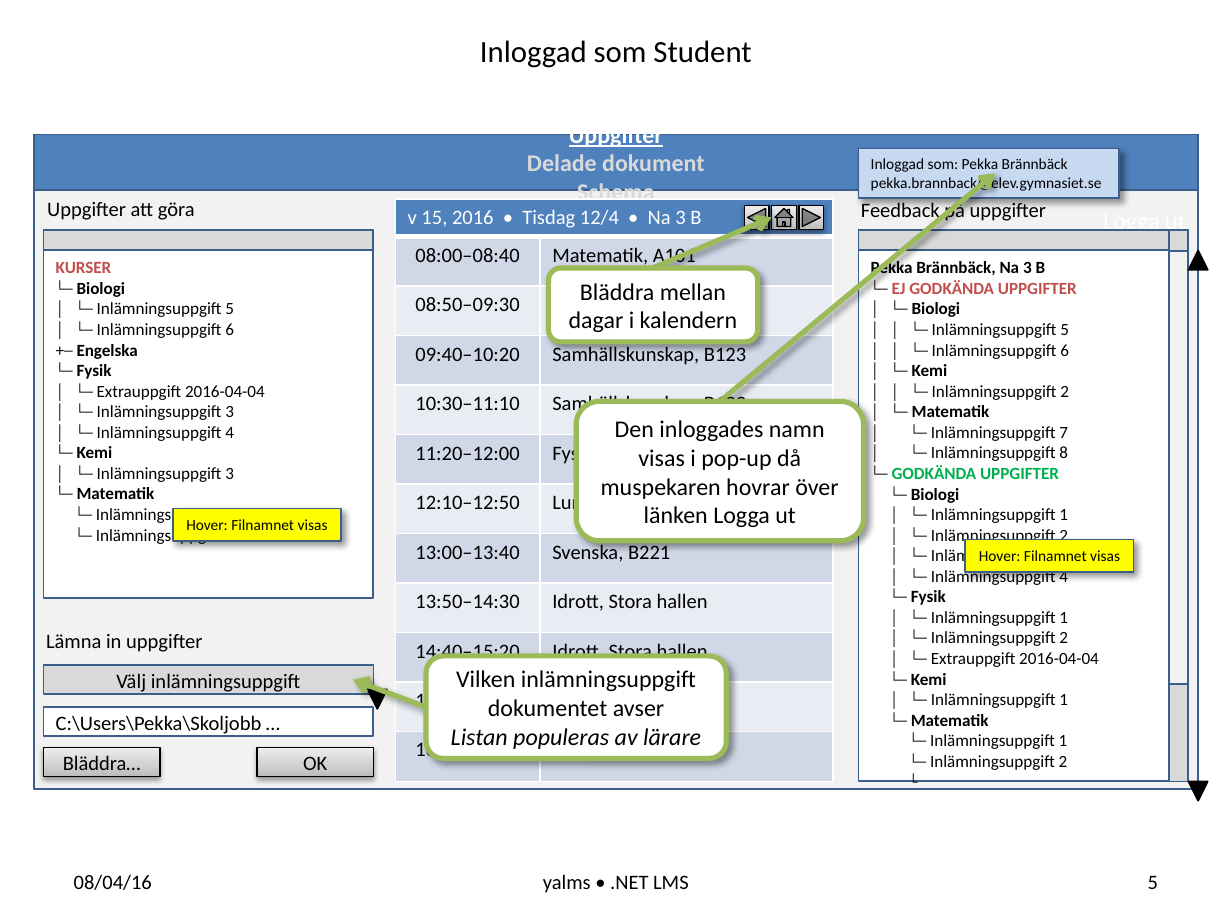
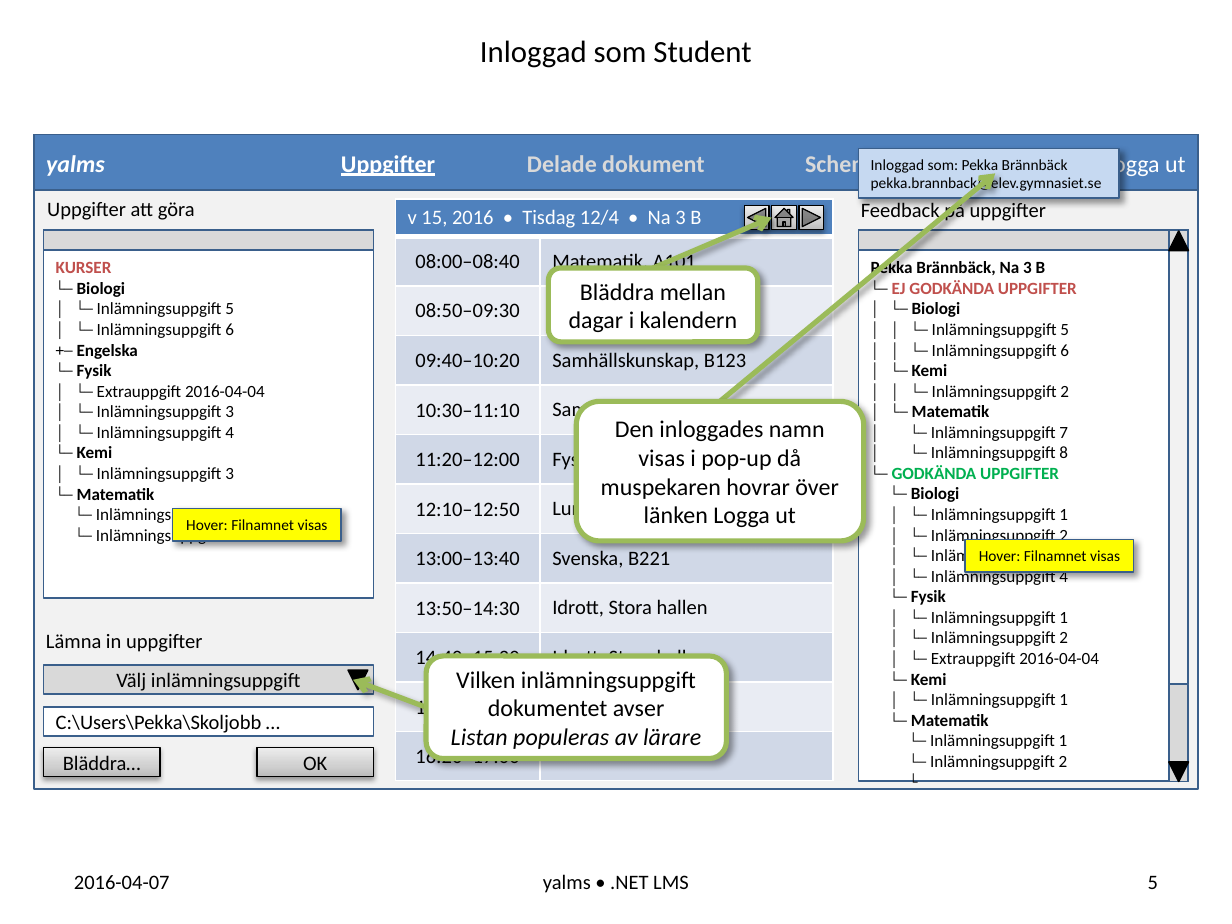
Before and after one commit to sc-elev/yalms, a slide deck: slide 5 of doc/Presentation_yalms.pptx. Drawn at 1232x924 pixels with LibreOffice and Linux fonts; fonts in the diff are those of the drawing. Boxes give left, top, right and bottom in pixels: in the first picture for what was removed or moved away, otherwise in the second. Text is boxed around its words. In the diff, an @@ line names an element or a change of style, - is before the commit and + after.

```diff
--- a/doc/Presentation_yalms.pptx
+++ b/doc/Presentation_yalms.pptx
@@ rectangle "yalms" at <box>34,134,1199,190</box>: columns 1 to 5; outline #3A5F8C 0.99 pt to #3A5F8C 1 pt @@
@@ freeform shape removed at <box>719,174,994,402</box> @@
@@ arrow added from (719, 402) to (995, 174), #9BBB59 3 pt @@
@@ table at <box>395,200,833,782</box> @@
@@ fill #D0D8E7 to #D0D8E8 in 12 cells @@
@@ fill #E9ECF3 to #E9EDF4 in 10 cells @@
@@ borders changed @@
@@ rectangle "KURSER" at <box>43,230,373,599</box>: letter outline none to #808080 2.25 pt in "└─", "+─", "└─", "└─" and 1 more places; outline #3A5F8C 0.99 pt to #3A5F8C 1 pt @@
@@ freeform shape removed at <box>653,218,771,269</box> @@
@@ arrow added from (653, 269) to (771, 218), #9BBB59 3 pt @@
@@ rectangle "Pekka Brännbäck, Na 3 B" at <box>859,230,1189,781</box>: letter outline none to #808080 2.25 pt in "└─", "└─", "└─", "└─" and 5 more places; outline #3A5F8C 0.99 pt to #3A5F8C 1 pt @@
@@ outline #3A5F8C 0.99 pt to #3A5F8C 1 pt in 9 elements at <box>43,707,373,737</box>, <box>43,665,373,695</box>, <box>172,509,341,541</box>, <box>859,149,1119,198</box>, <box>965,540,1133,572</box>, <box>859,230,1189,250</box>, <box>1169,251,1189,685</box>, <box>34,134,1199,788</box>, <box>1169,231,1188,782</box> @@
@@ rounded rectangle "Den inloggades namn visas i ..." at <box>577,402,864,541</box>: proportions changed @@
@@ rounded rectangle "Vilken inlämningsuppgift dokumentet avser" at <box>426,655,727,758</box>: proportions changed @@
@@ freeform shape removed at <box>352,680,425,707</box> @@
@@ arrow added from (426, 707) to (354, 680), #9BBB59 3 pt @@
@@ 3 triangles: place and size @@
-3 triangles at <box>367,250,1209,801</box>
+3 triangles at <box>349,232,1189,781</box>
@@ outline #000000 0.99 pt to #000000 1 pt; proportions changed in 3 elements at <box>1169,232,1189,251</box>, <box>349,670,368,690</box>, <box>1169,761,1189,781</box> @@
@@ text at <box>74,875,170,889</box>: text changed @@
-08/04/16
+2016-04-07
```
Also in this commit, not shown: 20 other slides changed, 4 slides removed.
